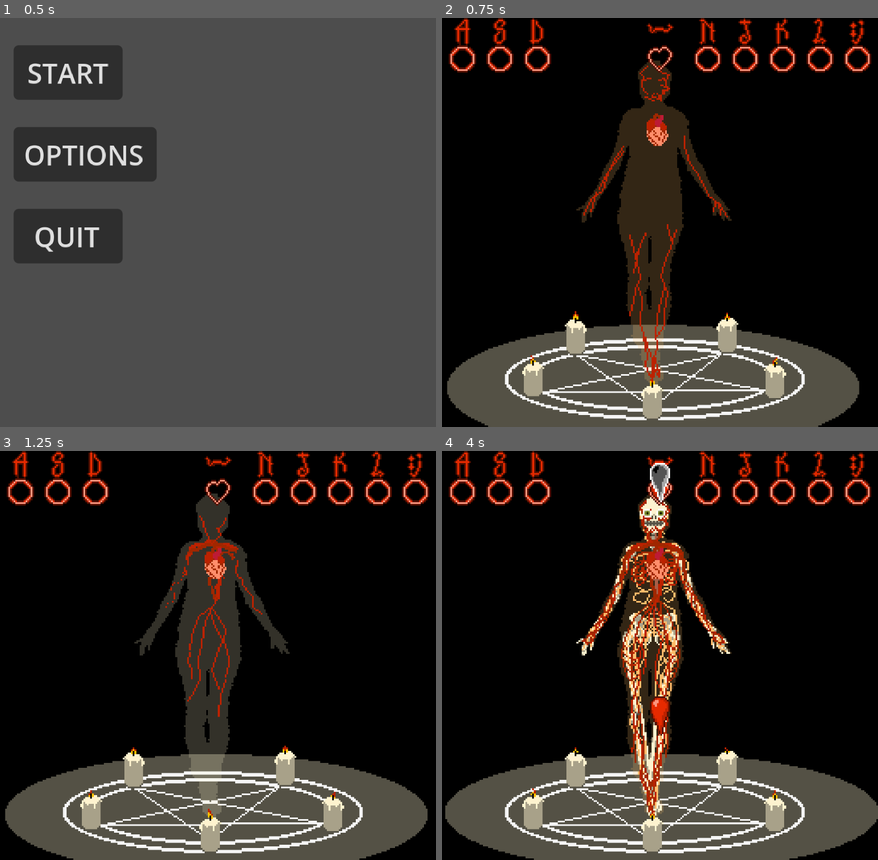
Above: before the commit, frames 1-4 (two rows, left to right).
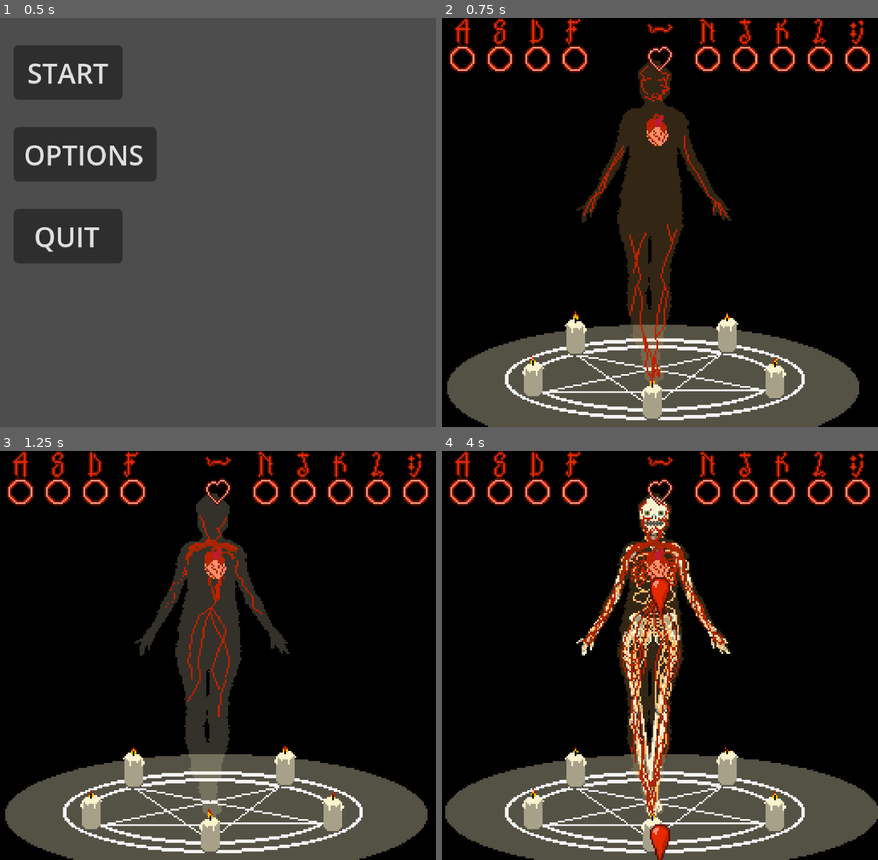
Above: after the commit, the same moments.

Repository: Ada-Rhodes/Bring-Her-Back
Game: Godot game, scene res://main_menu.tscn
The game is run twice, just before and just after one commit, with the same random seed, the same clock (stepped at 60 frames per second) and the same inputs.
Inputs:
- Up to frame 1 (0.5 s): no input
- Up to frame 2 (0.75 s): click "START" at 0.5 s
- Up to frame 3 (1.25 s): no input
- Up to frame 4 (4 s): tap N (Key N) at 1.35, 2.3, 3.05, 3.8 s; tap A (Key A) at 2.1 s; tap , (Key Colon) at 2.85 s; tap D (Key D) at 3.6 s

Frame 1 is identical in both runs. In frame 2, 0.3% of the frame differs, in the area x 27-34%, y 0-14%; in frame 3, 0.3%; in frame 4, 1.5%, in the area x 27-53%, y 0-100%.

Commit message:
The key does not work great

Diff:
--- a/Bring-Her-Back/Game.tscn
+++ b/Bring-Her-Back/Game.tscn
@@ -5,7 +5,6 @@
 [ext_resource type="Texture2D" uid="uid://dm7qg3epyofso" path="res://Assets/Keys/Target - Ring.png" id="3_3mrqo"]
 [ext_resource type="Script" uid="uid://csg66xiqoewvd" path="res://key_a.gd" id="4_gwjdr"]
 [ext_resource type="AudioStream" uid="uid://djaqfkg6y658v" path="res://Assets/Sounds/Heart Beat.wav" id="5_3mrqo"]
-[ext_resource type="AudioStream" uid="uid://d282uxcdr1no" path="res://Assets/Sounds/Kick 1.wav" id="5_gebyw"]
 [ext_resource type="Texture2D" uid="uid://csoadue0xeeex" path="res://Assets/Keys/Rune - A.png" id="6_joorw"]
 [ext_resource type="Texture2D" uid="uid://cvpw5i6xegrbx" path="res://Assets/Keys/Target - Drop.png" id="7_2vekm"]
 [ext_resource type="Script" uid="uid://cutnj5denvq3r" path="res://key_s.gd" id="7_lvtmh"]
@@ -28,6 +27,7 @@
 [ext_resource type="Script" uid="uid://ck4aixxoopkad" path="res://key_l.gd" id="16_bvhbk"]
 [ext_resource type="Texture2D" uid="uid://dk5n6q2ljgspt" path="res://Assets/Keys/Rune - K.png" id="17_0mevm"]
 [ext_resource type="Texture2D" uid="uid://dg3hv1iih3tj5" path="res://Assets/Sprites/Heart-Outline.png" id="17_aeq37"]
+[ext_resource type="Script" uid="uid://1aeucpucuhyl" path="res://key_v.gd" id="17_wdm1y"]
 [ext_resource type="Script" uid="uid://lqquiern8nm8" path="res://key_colon.gd" id="18_cpsxm"]
 [ext_resource type="AudioStream" uid="uid://d31gmbd6t7m2v" path="res://Assets/Sounds/Bass-G.wav" id="18_w2501"]
 [ext_resource type="Texture2D" uid="uid://der5n4etppvjx" path="res://Assets/Keys/Rune - L.png" id="19_jsoai"]
@@ -263,7 +263,7 @@
 shape = SubResource("RectangleShape2D_yg35m")
 
 [node name="AudioStreamPlayer" type="AudioStreamPlayer" parent="Buttons/A - Target Ring" unique_id=1697709971]
-stream = ExtResource("5_gebyw")
+stream = ExtResource("10_aeq37")
 
 [node name="Rune Label" type="Sprite2D" parent="Buttons/A - Target Ring" unique_id=1511278136]
 position = Vector2(0, -16)
@@ -313,8 +313,7 @@
 texture = ExtResource("7_2vekm")
 
 [node name="F - Target Ring" type="Sprite2D" parent="Buttons" unique_id=1081905276]
-visible = false
-position = Vector2(84, 0)
+position = Vector2(78, 0)
 texture = ExtResource("3_3mrqo")
 script = ExtResource("11_qjyg3")
 
@@ -333,24 +332,25 @@
 [node name="Target Drop" type="Sprite2D" parent="Buttons/F - Target Ring" unique_id=1063174083]
 texture = ExtResource("7_2vekm")
 
-[node name="v - Target Ring" type="Sprite2D" parent="Buttons" unique_id=756003796]
+[node name="V - Target Ring" type="Sprite2D" parent="Buttons" unique_id=756003796]
 visible = false
 position = Vector2(108, 0)
 texture = ExtResource("3_3mrqo")
-
-[node name="Area2D" type="Area2D" parent="Buttons/v - Target Ring" unique_id=1854235230]
-
-[node name="CollisionShape2D" type="CollisionShape2D" parent="Buttons/v - Target Ring/Area2D" unique_id=503614723]
-shape = SubResource("RectangleShape2D_yg35m")
-
-[node name="AudioStreamPlayer" type="AudioStreamPlayer" parent="Buttons/v - Target Ring" unique_id=1824065839]
+script = ExtResource("17_wdm1y")
+
+[node name="Area2D" type="Area2D" parent="Buttons/V - Target Ring" unique_id=1854235230]
+
+[node name="CollisionShape2D" type="CollisionShape2D" parent="Buttons/V - Target Ring/Area2D" unique_id=503614723]
+shape = SubResource("RectangleShape2D_yg35m")
+
+[node name="AudioStreamPlayer" type="AudioStreamPlayer" parent="Buttons/V - Target Ring" unique_id=1824065839]
 stream = ExtResource("10_lvtmh")
 
-[node name="Rune Label" type="Sprite2D" parent="Buttons/v - Target Ring" unique_id=1820780306]
+[node name="Rune Label" type="Sprite2D" parent="Buttons/V - Target Ring" unique_id=1820780306]
 position = Vector2(0, -16)
 texture = ExtResource("10_yyih5")
 
-[node name="Target Drop" type="Sprite2D" parent="Buttons/v - Target Ring" unique_id=598474471]
+[node name="Target Drop" type="Sprite2D" parent="Buttons/V - Target Ring" unique_id=598474471]
 texture = ExtResource("7_2vekm")
 
 [node name="Space - Target Ring" type="Sprite2D" parent="Buttons" unique_id=553866563]
@@ -486,23 +486,34 @@
 frame_progress = 0.92959666
 script = ExtResource("35_202ut")
 
+[connection signal="missed_beat" from="Buttons/A - Target Ring" to="." method="_on_a__target_ring_missed_beat"]
 [connection signal="body_entered" from="Buttons/A - Target Ring/Area2D" to="Buttons/A - Target Ring" method="_on_area_2d_body_entered"]
 [connection signal="body_exited" from="Buttons/A - Target Ring/Area2D" to="Buttons/A - Target Ring" method="_on_area_2d_body_exited"]
+[connection signal="missed_beat" from="Buttons/S - Target Ring" to="." method="_on_s__target_ring_missed_beat"]
 [connection signal="body_entered" from="Buttons/S - Target Ring/Area2D" to="Buttons/S - Target Ring" method="_on_area_2d_body_entered"]
 [connection signal="body_exited" from="Buttons/S - Target Ring/Area2D" to="Buttons/S - Target Ring" method="_on_area_2d_body_exited"]
+[connection signal="missed_beat" from="Buttons/D - Target Ring" to="." method="_on_d__target_ring_missed_beat"]
 [connection signal="body_entered" from="Buttons/D - Target Ring/Area2D" to="Buttons/D - Target Ring" method="_on_area_2d_body_entered"]
 [connection signal="body_exited" from="Buttons/D - Target Ring/Area2D" to="Buttons/D - Target Ring" method="_on_area_2d_body_exited"]
+[connection signal="missed_beat" from="Buttons/F - Target Ring" to="." method="_on_f__target_ring_missed_beat"]
 [connection signal="body_entered" from="Buttons/F - Target Ring/Area2D" to="Buttons/F - Target Ring" method="_on_area_2d_body_entered"]
 [connection signal="body_exited" from="Buttons/F - Target Ring/Area2D" to="Buttons/F - Target Ring" method="_on_area_2d_body_exited"]
+[connection signal="missed_beat" from="Buttons/V - Target Ring" to="." method="_on_v__target_ring_missed_beat"]
+[connection signal="missed_beat" from="Buttons/Space - Target Ring" to="." method="_on_space__target_ring_missed_beat"]
 [connection signal="body_entered" from="Buttons/Space - Target Ring/Area2D" to="Buttons/Space - Target Ring" method="_on_area_2d_body_entered"]
 [connection signal="body_exited" from="Buttons/Space - Target Ring/Area2D" to="Buttons/Space - Target Ring" method="_on_area_2d_body_exited"]
+[connection signal="missed_beat" from="Buttons/N - Target Ring" to="." method="_on_n__target_ring_missed_beat"]
 [connection signal="body_entered" from="Buttons/N - Target Ring/Area2D" to="Buttons/N - Target Ring" method="_on_area_2d_body_entered"]
 [connection signal="body_exited" from="Buttons/N - Target Ring/Area2D" to="Buttons/N - Target Ring" method="_on_area_2d_body_exited"]
+[connection signal="missed_beat" from="Buttons/J - Target Ring" to="." method="_on_j__target_ring_missed_beat"]
 [connection signal="body_entered" from="Buttons/J - Target Ring/Area2D" to="Buttons/J - Target Ring" method="_on_area_2d_body_entered"]
 [connection signal="body_exited" from="Buttons/J - Target Ring/Area2D" to="Buttons/J - Target Ring" method="_on_area_2d_body_exited"]
+[connection signal="missed_beat" from="Buttons/K - Target Ring" to="." method="_on_k__target_ring_missed_beat"]
 [connection signal="body_entered" from="Buttons/K - Target Ring/Area2D" to="Buttons/K - Target Ring" method="_on_area_2d_body_entered"]
 [connection signal="body_exited" from="Buttons/K - Target Ring/Area2D" to="Buttons/K - Target Ring" method="_on_area_2d_body_exited"]
+[connection signal="missed_beat" from="Buttons/L - Target Ring" to="." method="_on_l__target_ring_missed_beat"]
 [connection signal="body_entered" from="Buttons/L - Target Ring/Area2D" to="Buttons/L - Target Ring" method="_on_area_2d_body_entered"]
 [connection signal="body_exited" from="Buttons/L - Target Ring/Area2D" to="Buttons/L - Target Ring" method="_on_area_2d_body_exited"]
+[connection signal="missed_beat" from="Buttons/Col - Target Ring" to="." method="_on_col__target_ring_missed_beat"]
 [connection signal="body_entered" from="Buttons/Col - Target Ring/Area2D" to="Buttons/Col - Target Ring" method="_on_area_2d_body_entered"]
 [connection signal="body_exited" from="Buttons/Col - Target Ring/Area2D" to="Buttons/Col - Target Ring" method="_on_area_2d_body_exited"]
--- /dev/null
+++ b/Bring-Her-Back/GameOver.tscn
@@ -0,0 +1,30 @@
+[gd_scene format=3 uid="uid://di3nju7f5fdn6"]
+
+[ext_resource type="Script" uid="uid://c48ghkbik7r8g" path="res://game_over.gd" id="1_40baj"]
+
+[node name="Node2D" type="Node2D" unique_id=1573232621]
+script = ExtResource("1_40baj")
+
+[node name="Button_Manager" type="Control" parent="." unique_id=277001882]
+layout_mode = 3
+anchors_preset = 0
+offset_right = 40.0
+offset_bottom = 40.0
+
+[node name="Start" type="Button" parent="Button_Manager" unique_id=207673293]
+layout_mode = 0
+offset_left = 8.0
+offset_top = 16.0
+offset_right = 72.0
+offset_bottom = 48.0
+text = "\"I have to try again\""
+
+[node name="Quit" type="Button" parent="Button_Manager" unique_id=1114707077]
+layout_mode = 0
+offset_left = 8.0
+offset_top = 112.0
+offset_right = 72.0
+offset_bottom = 144.0
+text = "QUIT"
+
+[connection signal="pressed" from="Button_Manager/Start" to="." method="_on_start_pressed"]
--- a/Bring-Her-Back/game-loop.gd
+++ b/Bring-Her-Back/game-loop.gd
@@ -7,10 +7,25 @@
 var row: int=8
 var track: Array[Array]
 var metrinome
+@export var life_counter: int
+@onready var key_sp: Sprite2D = $"Buttons/Space - Target Ring"
+@onready var key_a: Sprite2D = $"Buttons/A - Target Ring"
+@onready var key_s: Sprite2D = $"Buttons/S - Target Ring"
+@onready var key_d: Sprite2D = $"Buttons/D - Target Ring"
+@onready var key_f: Sprite2D = $"Buttons/F - Target Ring"
+@onready var key_v: Sprite2D = $"Buttons/V - Target Ring"
+@onready var key_n: Sprite2D = $"Buttons/N - Target Ring"
+@onready var key_j: Sprite2D = $"Buttons/J - Target Ring"
+@onready var key_k: Sprite2D = $"Buttons/K - Target Ring"
+@onready var key_l: Sprite2D = $"Buttons/L - Target Ring"
+@onready var key_col: Sprite2D = $"Buttons/Col - Target Ring"
+	#CharacterBody2D = $"../Character"
 
 
 # Called when the node enters the scene tree for the first time.
 func _ready() -> void:
+	# Set starting life
+	life_counter = 25
 	#spawn_blood()
 	load_track()
 	#start timer
@@ -32,15 +47,14 @@
 			track.remove_at(0)
 			#update the metrinome time
 			metrinome = Time.get_ticks_msec()
+	if life_counter<=0:
+		get_tree().change_scene_to_file("res://GameOver.tscn")
 
 
 # Spawn Blood drop in desired position
 func spawn_blood() -> void:
 	# Create an instance of the blood drop
 	var blood_instance = BLOOD_DROP.instantiate()
-
-	# Set blood drop position 1-8
-	# Do this later
 
 	# Add blood drop to paret scene as a child
 	add_child(blood_instance)
@@ -95,14 +109,106 @@
 		[0,0,0,0,0,0,0,0,0,0,0],
 
 		# count in
-		[1,0,0,0,0,0,0,0,0,0,0],
-		[0,0,0,0,0,0,0,0,0,0,0],
-		[0,0,0,0,0,0,0,0,0,0,0],
-		[0,0,0,0,0,0,0,0,0,0,0],
-		[1,0,0,0,0,0,0,0,0,0,0],
-		[0,0,0,0,0,0,0,0,0,0,0],
-		[0,0,0,0,0,0,0,0,0,0,0],
-		[0,0,0,0,0,0,0,0,0,0,0],
+		[0,
+		0,0,0,0,0,
+		0,0,0,0,0],
+		[0,
+		0,0,0,0,0,
+		0,0,0,0,0],
+		[1,
+		0,0,0,0,0,
+		0,0,0,0,0],
+		[0,
+		0,0,0,0,0,
+		0,0,0,0,0],
+		[0,
+		0,0,0,0,0,
+		0,0,0,0,0],
+		[0,
+		0,0,0,0,0,
+		0,0,0,0,0],
+		[1,
+		0,0,0,0,0,
+		0,0,0,0,0],
+		[0,
+		0,0,0,0,0,
+		0,0,0,0,0],
+
+		[0,
+		0,0,0,0,0,
+		0,0,0,0,0],
+		[0,
+		0,0,0,0,0,
+		0,0,0,0,0],
+		[1,
+		0,0,0,0,0,
+		0,0,0,0,0],
+		[0,
+		0,0,0,0,0,
+		0,0,0,0,0],
+		[0,
+		0,0,0,0,0,
+		0,0,0,0,0],
+		[0,
+		0,0,0,0,0,
+		0,0,0,0,0],
+		[1,
+		0,0,0,0,0,
+		0,0,0,0,0],
+		[0,
+		0,0,0,0,0,
+		0,0,0,0,0],
+
+		# add hi hat - need to be clickier
+		[0,
+		1,0,0,0,0,
+		0,0,0,0,0],
+		[0,
+		1,0,0,0,0,
+		0,0,0,0,0],
+		[1,
+		0,0,0,0,0,
+		0,0,0,0,0],
+		[0,
+		0,0,0,0,0,
+		0,0,0,0,0],
+		[0,
+		1,0,0,0,0,
+		0,0,0,0,0],
+		[0,
+		1,0,0,0,0,
+		0,0,0,0,0],
+		[1,
+		0,0,0,0,0,
+		0,0,0,0,0],
+		[0,
+		0,0,0,0,0,
+		0,0,0,0,0],
+
+		[0,
+		1,0,0,0,0,
+		0,0,0,0,0],
+		[0,
+		1,0,0,0,0,
+		0,0,0,0,0],
+		[1,
+		0,0,0,0,0,
+		0,0,0,0,0],
+		[0,
+		0,0,0,0,0,
+		0,0,0,0,0],
+		[0,
+		1,0,0,0,0,
+		0,0,0,0,0],
+		[0,
+		1,0,0,0,0,
+		0,0,0,0,0],
+		[1,
+		0,0,0,0,0,
+		0,0,0,0,0],
+		[0,
+		0,0,0,0,0,
+		0,0,0,0,0],
 
 		[1,0,0,0,0,0,0,0,0,0,0],
 		[0,0,0,0,0,0,0,0,0,0,0],
@@ -586,3 +692,48 @@
 		0,0,0,0,0],
 	]
 	print(track.size())
+
+
+func _on_space__target_ring_missed_beat() -> void:
+	life_counter=life_counter-1
+	print(life_counter)
+
+func _on_a__target_ring_missed_beat() -> void:
+	life_counter=life_counter-1
+	print(life_counter)
+
+func _on_s__target_ring_missed_beat() -> void:
+	life_counter=life_counter-1
+	print(life_counter)
+
+func _on_d__target_ring_missed_beat() -> void:
+	life_counter=life_counter-1
+	print(life_counter)
+
+func _on_f__target_ring_missed_beat() -> void:
+	life_counter=life_counter-1
+	print(life_counter)
+
+func _on_v__target_ring_missed_beat() -> void:
+	life_counter=life_counter-1
+	print(life_counter)
+
+func _on_n__target_ring_missed_beat() -> void:
+	life_counter=life_counter-1
+	print(life_counter)
+
+func _on_j__target_ring_missed_beat() -> void:
+	life_counter=life_counter-1
+	print(life_counter)
+
+func _on_k__target_ring_missed_beat() -> void:
+	life_counter=life_counter-1
+	print(life_counter)
+
+func _on_l__target_ring_missed_beat() -> void:
+	life_counter=life_counter-1
+	print(life_counter)
+
+func _on_col__target_ring_missed_beat() -> void:
+	life_counter=life_counter-1
+	print(life_counter)
--- /dev/null
+++ b/Bring-Her-Back/game_over.gd
@@ -0,0 +1,15 @@
+extends Node2D
+
+
+# Called when the node enters the scene tree for the first time.
+func _ready() -> void:
+	pass # Replace with function body.
+
+
+# Called every frame. 'delta' is the elapsed time since the previous frame.
+func _process(delta: float) -> void:
+	pass
+
+
+func _on_start_pressed() -> void:
+	get_tree().change_scene_to_file("res://Game.tscn")
--- a/Bring-Her-Back/key_a.gd
+++ b/Bring-Her-Back/key_a.gd
@@ -3,12 +3,15 @@
 
 # Pre-Load Blood Drop Instance
 const BLOOD_DROP = preload("res://prefabs/blood_drop.tscn")
-
+signal missed_beat
+var caught: bool
+var on_beat: bool
+var droplet: Node2D
 
 # Called when the node enters the scene tree for the first time.
 func _ready() -> void:
 	$"Target Drop".visible=false
-
+	caught = false
 
 
 # Called every frame. 'delta' is the elapsed time since the previous frame.
@@ -19,6 +22,8 @@
 		#spawn_blood() #moved to the game loop
 		if $Area2D.area_entered:
 			print("A")
+			if droplet!=null:
+				droplet.queue_free()
 
 
 # Spawn Blood drop in desired position
@@ -26,17 +31,39 @@
 	# Create an instance of the blood drop
 	var blood_instance = BLOOD_DROP.instantiate()
 
-	# Set blood drop position 1-8
-	# Do this later
+	# create exited signal
+	blood_instance.tree_exited.connect(_on_blood_instance_left_tree)
 
 	# Add blood drop to paret scene as a child
 	add_child(blood_instance)
 
 
+func _on_blood_instance_left_tree() -> void:
+	# on blood instance leaving the tree, emit missed_beat signal
+	if caught == false:
+		missed_beat.emit() # if missed drop, then signal
+		print("oof")
+	if caught == true:
+		caught = false #if drop was caught then reset flag
+		print("caught")
+
+
+
 func _on_area_2d_body_entered(body: Node2D) -> void:
-	$"Target Drop".modulate.a=1.0 # make visible
 	$"Target Drop".visible=true
+	droplet = body.get_parent()
+	on_beat = true
+	caught = true # flag to account for caught drop
+	#blood.queue_free()
+
+	#if blood.has_method("poof"):
+	#	blood.poof()
+	#	caught = true # flag to account for caught drop
+	#	blood.queue_free()
+	#if body.has_method()
 
 
 func _on_area_2d_body_exited(body: Node2D) -> void:
-	$"Target Drop".modulate.a=0.0 # Make transparent
+	$"Target Drop".visible=false
+	on_beat = false
+	caught = false
--- a/Bring-Her-Back/key_colon.gd
+++ b/Bring-Her-Back/key_colon.gd
@@ -3,6 +3,7 @@
 
 # Pre-Load Blood Drop Instance
 const BLOOD_DROP = preload("res://prefabs/blood_drop.tscn")
+signal missed_beat
 
 
 # Called when the node enters the scene tree for the first time.
@@ -23,11 +24,18 @@
 	# Create an instance of the blood drop
 	var blood_instance = BLOOD_DROP.instantiate()
 
-	# Set blood drop position 1-8
-	# Do this later
+	# create exited signal
+	blood_instance.tree_exited.connect(_on_blood_instance_left_tree)
 
 	# Add blood drop to paret scene as a child
 	add_child(blood_instance)
+
+
+func _on_blood_instance_left_tree() -> void:
+	# on blood instance leaving the tree, emit missed_beat signal
+	missed_beat.emit()
+	print("donezo")
+
 
 
 func _on_area_2d_body_entered(body: Node2D) -> void:
--- a/Bring-Her-Back/key_d.gd
+++ b/Bring-Her-Back/key_d.gd
@@ -3,6 +3,7 @@
 
 # Pre-Load Blood Drop Instance
 const BLOOD_DROP = preload("res://prefabs/blood_drop.tscn")
+signal missed_beat
 
 
 # Called when the node enters the scene tree for the first time.
@@ -23,11 +24,18 @@
 	# Create an instance of the blood drop
 	var blood_instance = BLOOD_DROP.instantiate()
 
-	# Set blood drop position 1-8
-	# Do this later
+	# create exited signal
+	blood_instance.tree_exited.connect(_on_blood_instance_left_tree)
 
 	# Add blood drop to paret scene as a child
 	add_child(blood_instance)
+
+
+func _on_blood_instance_left_tree() -> void:
+	# on blood instance leaving the tree, emit missed_beat signal
+	missed_beat.emit()
+	print("donezo")
+
 
 
 func _on_area_2d_body_entered(body: Node2D) -> void:
--- a/Bring-Her-Back/key_f.gd
+++ b/Bring-Her-Back/key_f.gd
@@ -3,6 +3,7 @@
 
 # Pre-Load Blood Drop Instance
 const BLOOD_DROP = preload("res://prefabs/blood_drop.tscn")
+signal missed_beat
 
 
 # Called when the node enters the scene tree for the first time.
--- a/Bring-Her-Back/key_j.gd
+++ b/Bring-Her-Back/key_j.gd
@@ -3,6 +3,7 @@
 
 # Pre-Load Blood Drop Instance
 const BLOOD_DROP = preload("res://prefabs/blood_drop.tscn")
+signal missed_beat
 
 
 # Called when the node enters the scene tree for the first time.
@@ -23,11 +24,18 @@
 	# Create an instance of the blood drop
 	var blood_instance = BLOOD_DROP.instantiate()
 
-	# Set blood drop position 1-8
-	# Do this later
+	# create exited signal
+	blood_instance.tree_exited.connect(_on_blood_instance_left_tree)
 
 	# Add blood drop to paret scene as a child
 	add_child(blood_instance)
+
+
+func _on_blood_instance_left_tree() -> void:
+	# on blood instance leaving the tree, emit missed_beat signal
+	missed_beat.emit()
+	print("donezo")
+
 
 
 func _on_area_2d_body_entered(body: Node2D) -> void:
--- a/Bring-Her-Back/key_k.gd
+++ b/Bring-Her-Back/key_k.gd
@@ -3,6 +3,7 @@
 
 # Pre-Load Blood Drop Instance
 const BLOOD_DROP = preload("res://prefabs/blood_drop.tscn")
+signal missed_beat
 
 
 # Called when the node enters the scene tree for the first time.
@@ -23,11 +24,18 @@
 	# Create an instance of the blood drop
 	var blood_instance = BLOOD_DROP.instantiate()
 
-	# Set blood drop position 1-8
-	# Do this later
+	# create exited signal
+	blood_instance.tree_exited.connect(_on_blood_instance_left_tree)
 
 	# Add blood drop to paret scene as a child
 	add_child(blood_instance)
+
+
+func _on_blood_instance_left_tree() -> void:
+	# on blood instance leaving the tree, emit missed_beat signal
+	missed_beat.emit()
+	print("donezo")
+
 
 
 func _on_area_2d_body_entered(body: Node2D) -> void:
--- a/Bring-Her-Back/key_l.gd
+++ b/Bring-Her-Back/key_l.gd
@@ -3,6 +3,7 @@
 
 # Pre-Load Blood Drop Instance
 const BLOOD_DROP = preload("res://prefabs/blood_drop.tscn")
+signal missed_beat
 
 
 # Called when the node enters the scene tree for the first time.
@@ -23,11 +24,18 @@
 	# Create an instance of the blood drop
 	var blood_instance = BLOOD_DROP.instantiate()
 
-	# Set blood drop position 1-8
-	# Do this later
+	# create exited signal
+	blood_instance.tree_exited.connect(_on_blood_instance_left_tree)
 
 	# Add blood drop to paret scene as a child
 	add_child(blood_instance)
+
+
+func _on_blood_instance_left_tree() -> void:
+	# on blood instance leaving the tree, emit missed_beat signal
+	missed_beat.emit()
+	print("donezo")
+
 
 
 func _on_area_2d_body_entered(body: Node2D) -> void:
--- a/Bring-Her-Back/key_n.gd
+++ b/Bring-Her-Back/key_n.gd
@@ -3,6 +3,7 @@
 
 # Pre-Load Blood Drop Instance
 const BLOOD_DROP = preload("res://prefabs/blood_drop.tscn")
+signal missed_beat
 
 
 # Called when the node enters the scene tree for the first time.
@@ -24,12 +25,17 @@
 	# Create an instance of the blood drop
 	var blood_instance = BLOOD_DROP.instantiate()
 
-	# Set blood drop position 1-8
-	# Do this later
+	# create exited signal
+	blood_instance.tree_exited.connect(_on_blood_instance_left_tree)
 
 	# Add blood drop to paret scene as a child
 	add_child(blood_instance)
 
+
+func _on_blood_instance_left_tree() -> void:
+	# on blood instance leaving the tree, emit missed_beat signal
+	missed_beat.emit()
+	print("donezo")
 
 
 func _on_area_2d_body_entered(body: Node2D) -> void:
--- a/Bring-Her-Back/key_s.gd
+++ b/Bring-Her-Back/key_s.gd
@@ -3,6 +3,7 @@
 
 # Pre-Load Blood Drop Instance
 const BLOOD_DROP = preload("res://prefabs/blood_drop.tscn")
+signal missed_beat
 
 
 # Called when the node enters the scene tree for the first time.
@@ -23,11 +24,18 @@
 	# Create an instance of the blood drop
 	var blood_instance = BLOOD_DROP.instantiate()
 
-	# Set blood drop position 1-8
-	# Do this later
+	# create exited signal
+	blood_instance.tree_exited.connect(_on_blood_instance_left_tree)
 
 	# Add blood drop to paret scene as a child
 	add_child(blood_instance)
+
+
+func _on_blood_instance_left_tree() -> void:
+	# on blood instance leaving the tree, emit missed_beat signal
+	missed_beat.emit()
+	print("donezo")
+
 
 func _on_area_2d_body_entered(body: Node2D) -> void:
 	$"Target Drop".modulate.a=1.0 # make visible
--- a/Bring-Her-Back/key_space.gd
+++ b/Bring-Her-Back/key_space.gd
@@ -3,6 +3,7 @@
 
 # Pre-Load Blood Drop Instance
 const BLOOD_DROP = preload("res://prefabs/blood_drop.tscn")
+signal missed_beat
 
 
 # Called when the node enters the scene tree for the first time.
@@ -18,18 +19,26 @@
 	if aPressed == true:
 		$AudioStreamPlayer.play()
 		#spawn_blood() #moved to the game loop
+		if $Area2D.area_entered:
+			print("SPACE")
+			#droplet.queue_free()
 
 # Spawn Blood drop in desired position
 func spawn_blood() -> void:
 	# Create an instance of the blood drop
 	var blood_instance = BLOOD_DROP.instantiate()
 
-	# Set blood drop position 1-8
-	# Do this later
+	# create exited signal
+	blood_instance.tree_exited.connect(_on_blood_instance_left_tree)
 
 	# Add blood drop to paret scene as a child
 	add_child(blood_instance)
 
+
+func _on_blood_instance_left_tree() -> void:
+	# on blood instance leaving the tree, emit missed_beat signal
+	missed_beat.emit()
+	print("donezo")
 
 
 func _on_area_2d_body_entered(body: Node2D) -> void:
--- /dev/null
+++ b/Bring-Her-Back/key_v.gd
@@ -0,0 +1,47 @@
+extends Sprite2D
+
+
+# Pre-Load Blood Drop Instance
+const BLOOD_DROP = preload("res://prefabs/blood_drop.tscn")
+signal missed_beat
+
+
+# Called when the node enters the scene tree for the first time.
+func _ready() -> void:
+	#$"Target Drop".modulate.a=0.0
+	$"Target Drop".visible=false
+
+
+
+# Called every frame. 'delta' is the elapsed time since the previous frame.
+func _process(delta: float) -> void:
+	var aPressed = Input.is_action_just_pressed("Key N")
+	if aPressed == true:
+		$AudioStreamPlayer.play()
+		#spawn_blood() #moved to the game loop
+
+# Spawn Blood drop in desired position
+func spawn_blood() -> void:
+	# Create an instance of the blood drop
+	var blood_instance = BLOOD_DROP.instantiate()
+
+	# create exited signal
+	blood_instance.tree_exited.connect(_on_blood_instance_left_tree)
+
+	# Add blood drop to paret scene as a child
+	add_child(blood_instance)
+
+
+func _on_blood_instance_left_tree() -> void:
+	# on blood instance leaving the tree, emit missed_beat signal
+	missed_beat.emit()
+	print("donezo")
+
+
+func _on_area_2d_body_entered(body: Node2D) -> void:
+	$"Target Drop".modulate.a=1.0 # make visible
+	$"Target Drop".visible=true
+
+
+func _on_area_2d_body_exited(body: Node2D) -> void:
+	$"Target Drop".modulate.a=0.0 # Make transparent
--- a/Bring-Her-Back/prefabs/blood_drop.gd
+++ b/Bring-Her-Back/prefabs/blood_drop.gd
@@ -4,12 +4,14 @@
 var local_pos
 var start_time
 @onready var sprite: AnimatedSprite2D = $BloodDrop/AnimatedSprite2D
+var caught: bool
 
 
 # Called when the node enters the scene tree for the first time.
 func _ready() -> void:
+	caught = 0 # set as not caught
+	sprite.play("default")
 	# Local position (relative to its parent node)
-	sprite.play("default")
 	local_pos = get_node("BloodDrop").position.y
 	start_time = Time.get_ticks_msec()
 	#print("Local Position: ", local_pos)
@@ -29,4 +31,8 @@
 	if local_pos < -64:
 		var elapsed_time = Time.get_ticks_msec() - start_time
 		#print("Time elapsed: ", elapsed_time, " ms")
+
 		queue_free()
+
+func poof() -> void:
+	print("poof")
Not shown, changed: Bring-Her-Back/export_presets.cfg
Not shown, added: Bring-Her-Back/game_over.gd.uid
Not shown, added: Bring-Her-Back/key_v.gd.uid
Not shown, added: Dev Log 10-30-2026.md
Not shown, added: beta 0_1.zip
Not shown, added: beta 0_1/index.apple-touch-icon.png
Not shown, added: beta 0_1/index.audio.position.worklet.js
Not shown, added: beta 0_1/index.audio.worklet.js
Not shown, added: beta 0_1/index.icon.png
Not shown, added: beta 0_1/index.js
Not shown, added: beta 0_1/index.pck
Not shown, added: beta 0_1/index.png
(and 1 more such lines)
